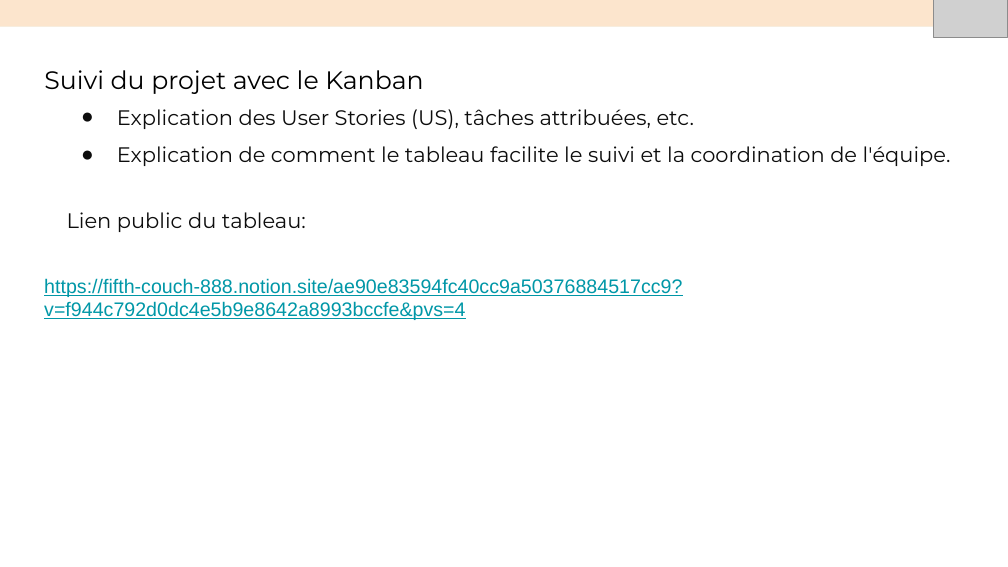
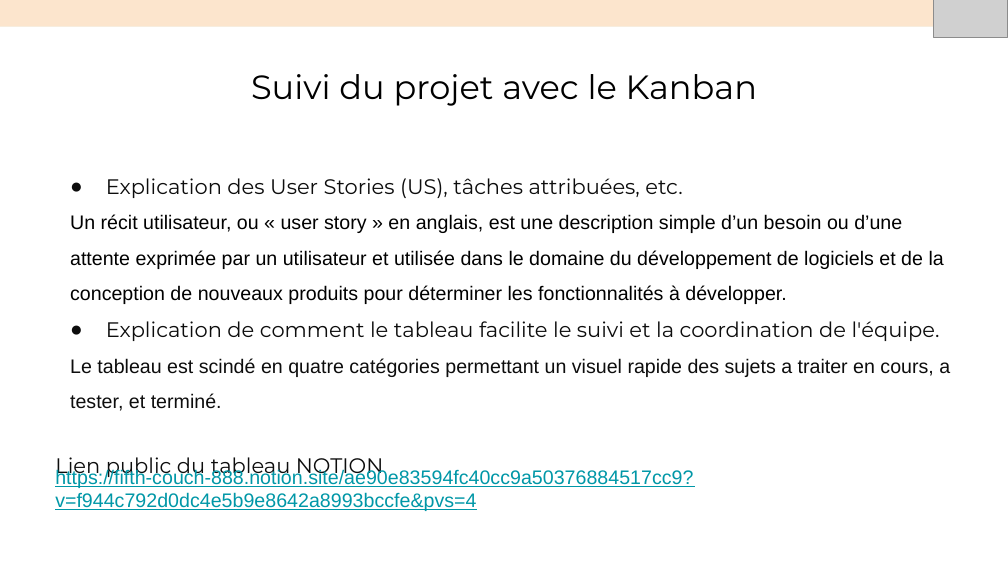
Before and after one commit to fredcentvin/Menu-Maker-by-QWENTA, a slide deck: slide 8 of Présentation+Soufiane.pptx (slide 7 before the commit). Drawn at 1008x567 pixels with LibreOffice and Linux fonts; fonts in the diff are those of the drawing; grey boxes stand for pictures. Boxes give left, top, right and bottom in pixels: in the first picture for what was removed or moved away, otherwise in the second. Text is boxed around its words. In the diff, an @@ line names an element or a change of style, - is before the commit and + after.

```diff
--- a/Présentation+Soufiane.pptx
+++ b/Présentation+Soufiane.pptx
@@ title "Suivi du projet avec le ..." at [251,74,757,106]: size 18 to 24 pt; alignment left to centre @@
@@ text "Explication des User Stories (US), ...": place and size @@
-text "Explication des User Stories (US), ..." at [67,109,951,232]
+text "Explication des User Stories (US), ..." at [55,178,950,479]
@@ text at [70,214,944,304]: paragraph added @@
+Un récit utilisateur, ou « user story » en anglais, est une description simple d’un besoin ou d’une attente exprimée par un utilisateur et utilisée dans le domaine du développement de logiciels et de la conception de nouveaux produits pour déterminer les fonctionnalités à développer.
@@ text at [55,358,950,479]: text changed; size 15 to 14 pt; font Montserrat to Arial @@
-Lien public du tableau:
+Le tableau est scindé en quatre catégories permettant un visuel rapide des sujets a traiter en cours, a tester, et terminé.
+Lien public du tableau NOTION
@@ text "https://fifth-couch-888.notion.site/ae90e83594fc40cc9a503768 ...": place and size @@
-text "https://fifth-couch-888.notion.site/ae90e83594fc40cc9a503768 ..." at [44,278,682,320]
+text "https://fifth-couch-888.notion.site/ae90e83594fc40cc9a503768 ..." at [55,468,693,511]
```
Also in this commit, not shown: 10 other slides changed, 1 slide added, 1 other file.
